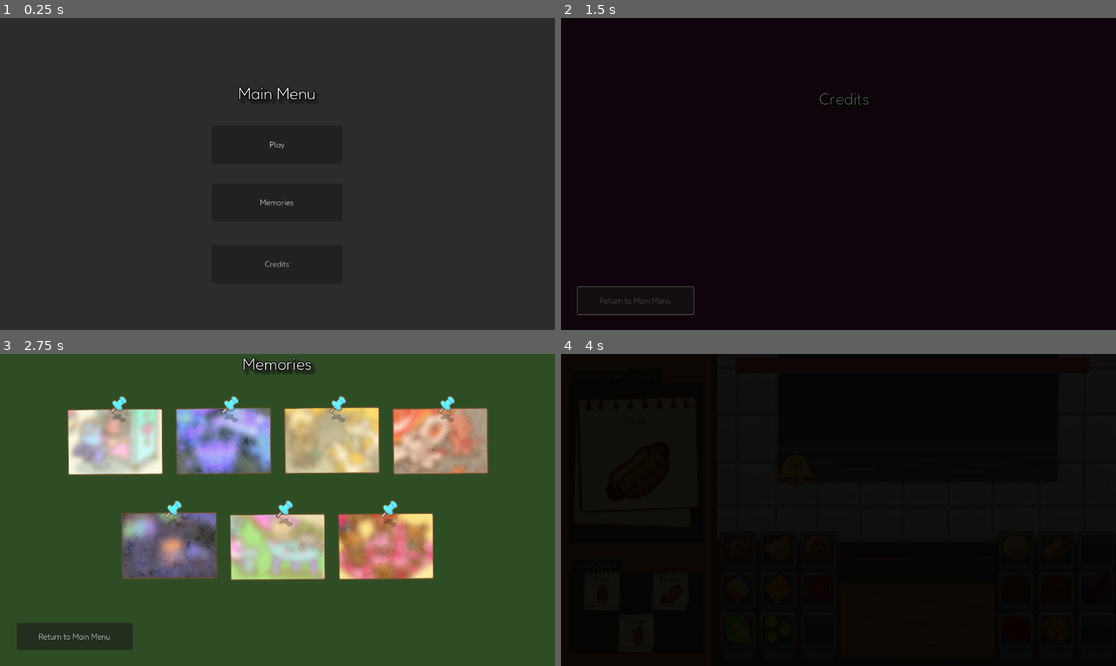
Above: before the commit, frames 1-4 (two rows, left to right).
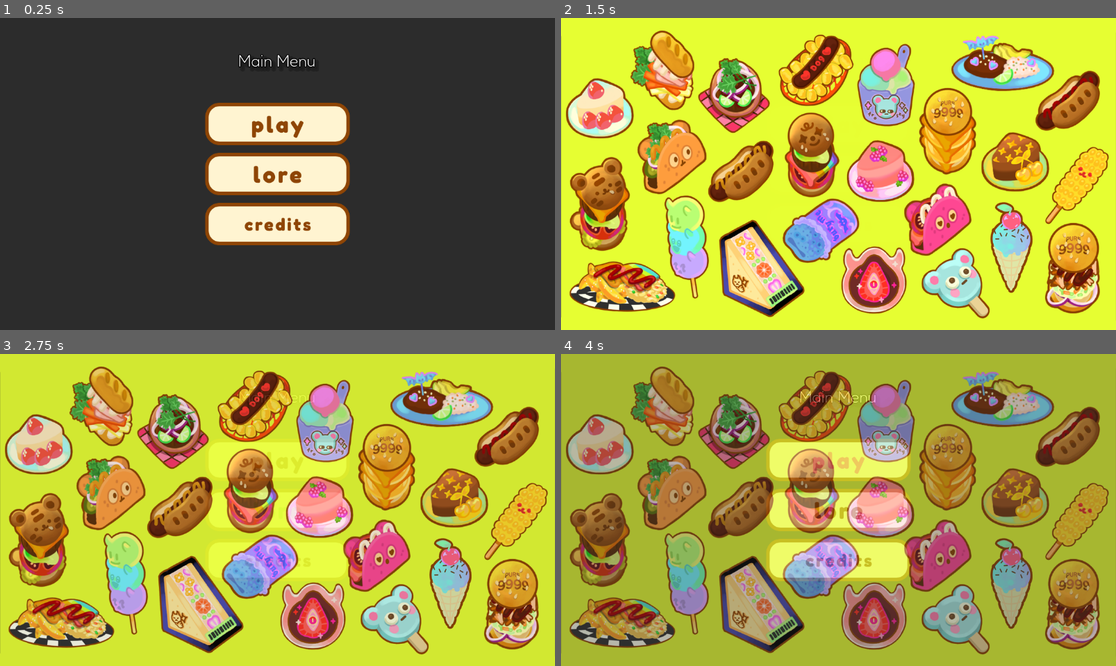
Above: after the commit, the same moments.

Repository: Gus700/FoodTruckBattles
Game: Godot game, scene res://scenes/SceneSwitcher.tscn
Same seed, same stepped clock (60 frames per second), same inputs: the game is played once before the commit and once after it.
Inputs (mouse positions are in pixels of both pictures, inside the frame that each line leads up to; where the layout moved, square brackets give the same spot in the first picture):
- Up to frame 1 (0.25 s): no input
- Up to frame 2 (1.5 s): click (838, 223) [838, 264] at 0.5 s; click (633, 301) at 1.25 s
- Up to frame 3 (2.75 s): click (277, 510) [277, 538] at 2 s
- Up to frame 4 (4 s): click (633, 637) at 2.75 s; click (838, 460) [838, 481] at 3.5 s

The runs differ from the first frame. In frame 1, 11% of the frame differs, in the area x 36-64%, y 11-80%; in frame 2, 100%; in frame 3, 100%; in frame 4, 100%, in the area x 0-100%, y 0-100%.

Commit message:
New Buttons and Anim
Added in the new buttons that Grace made and updated the transition animation to use the new dishes image.

Diff:
--- a/scenes/Credits.tscn
+++ b/scenes/Credits.tscn
@@ -1,6 +1,7 @@
-[gd_scene load_steps=4 format=3 uid="uid://bh81fxcqoi63x"]
+[gd_scene load_steps=5 format=3 uid="uid://bh81fxcqoi63x"]
 
 [ext_resource type="Script" path="res://scripts/SceneManager/scene.gd" id="1_urrrw"]
+[ext_resource type="Texture2D" uid="uid://dtrctt0ob146j" path="res://assets/UI_buttons/play.png" id="2_2rddp"]
 [ext_resource type="Script" path="res://scripts/SceneManager/ChangeSceneButton.gd" id="2_gry6h"]
 
 [sub_resource type="LabelSettings" id="LabelSettings_8u650"]
@@ -36,13 +37,15 @@
 label_settings = SubResource("LabelSettings_8u650")
 horizontal_alignment = 1
 
-[node name="Cred_Main Menu" type="Button" parent="."]
+[node name="Cred_Main Menu" type="TextureButton" parent="."]
 layout_mode = 0
 offset_left = 35.0
 offset_top = 559.0
 offset_right = 275.0
 offset_bottom = 615.0
-text = "Return to Main Menu"
+texture_normal = ExtResource("2_2rddp")
+ignore_texture_size = true
+stretch_mode = 5
 script = ExtResource("2_gry6h")
 dest = "MainMenu"
 
--- a/scenes/MainMenu.tscn
+++ b/scenes/MainMenu.tscn
@@ -1,7 +1,13 @@
-[gd_scene load_steps=4 format=3 uid="uid://cv3tnjlpim0ks"]
+[gd_scene load_steps=10 format=3 uid="uid://cv3tnjlpim0ks"]
 
 [ext_resource type="Script" path="res://scripts/SceneManager/scene.gd" id="1_cgfym"]
 [ext_resource type="Script" path="res://scripts/SceneManager/ChangeSceneButton.gd" id="2_64bw0"]
+[ext_resource type="Texture2D" uid="uid://dtrctt0ob146j" path="res://assets/UI_buttons/play.png" id="3_dky2o"]
+[ext_resource type="Texture2D" uid="uid://chb8m61qyeywj" path="res://assets/UI_buttons/play_hover.png" id="4_y10lx"]
+[ext_resource type="Texture2D" uid="uid://x6gaq2ljw0gv" path="res://assets/UI_buttons/lore.png" id="5_gdpgf"]
+[ext_resource type="Texture2D" uid="uid://7e8s2gt7u2jq" path="res://assets/UI_buttons/lore_hover.png" id="6_yigwo"]
+[ext_resource type="Texture2D" uid="uid://cdwu4sogxaegd" path="res://assets/UI_buttons/credits.png" id="7_ysxlo"]
+[ext_resource type="Texture2D" uid="uid://p3vh0jwsrr3e" path="res://assets/UI_buttons/credits_hover.png" id="8_mmh0j"]
 
 [sub_resource type="LabelSettings" id="LabelSettings_8faaw"]
 font_size = 33
@@ -29,46 +35,72 @@
 [node name="Main Menu Label" type="Label" parent="."]
 layout_mode = 0
 offset_left = 480.0
-offset_top = 136.0
+offset_top = 68.0
 offset_right = 670.0
-offset_bottom = 193.0
+offset_bottom = 125.0
 text = "Main Menu"
 label_settings = SubResource("LabelSettings_8faaw")
 horizontal_alignment = 1
 
-[node name="Play" type="Button" parent="."]
-layout_mode = 0
-anchor_left = 0.381944
-anchor_top = 0.345679
-anchor_right = 0.617188
-anchor_bottom = 0.467593
-text = "Play"
+[node name="GridContainer" type="GridContainer" parent="."]
+layout_mode = 1
+anchors_preset = 8
+anchor_left = 0.5
+anchor_top = 0.5
+anchor_right = 0.5
+anchor_bottom = 0.5
+offset_left = -150.0
+offset_top = -154.0
+offset_right = 150.0
+offset_bottom = 154.0
+grow_horizontal = 2
+grow_vertical = 2
+
+[node name="CenterContainer3" type="CenterContainer" parent="GridContainer"]
+custom_minimum_size = Vector2(300, 100)
+layout_mode = 2
+
+[node name="Play" type="TextureButton" parent="GridContainer/CenterContainer3"]
+custom_minimum_size = Vector2(300, 88)
+layout_mode = 2
+texture_normal = ExtResource("3_dky2o")
+texture_hover = ExtResource("4_y10lx")
+ignore_texture_size = true
+stretch_mode = 5
 script = ExtResource("2_64bw0")
 dest = "Level"
 
-[node name="Credits" type="Button" parent="."]
-layout_mode = 0
-anchor_left = 0.381944
-anchor_top = 0.728395
-anchor_right = 0.617188
-anchor_bottom = 0.850309
-text = "Credits"
+[node name="CenterContainer" type="CenterContainer" parent="GridContainer"]
+custom_minimum_size = Vector2(300, 100)
+layout_mode = 2
+
+[node name="Memories" type="TextureButton" parent="GridContainer/CenterContainer"]
+custom_minimum_size = Vector2(300, 88)
+layout_mode = 2
+texture_normal = ExtResource("5_gdpgf")
+texture_hover = ExtResource("6_yigwo")
+ignore_texture_size = true
+stretch_mode = 5
+script = ExtResource("2_64bw0")
+dest = "Memories"
+
+[node name="CenterContainer2" type="CenterContainer" parent="GridContainer"]
+custom_minimum_size = Vector2(300, 100)
+layout_mode = 2
+
+[node name="Credits" type="TextureButton" parent="GridContainer/CenterContainer2"]
+custom_minimum_size = Vector2(300, 88)
+layout_mode = 2
+texture_normal = ExtResource("7_ysxlo")
+texture_hover = ExtResource("8_mmh0j")
+ignore_texture_size = true
+stretch_mode = 5
 script = ExtResource("2_64bw0")
 dest = "Credits"
 
-[node name="Memories" type="Button" parent="."]
-layout_mode = 0
-anchor_left = 0.381944
-anchor_top = 0.530864
-anchor_right = 0.617188
-anchor_bottom = 0.652778
-text = "Memories"
-script = ExtResource("2_64bw0")
-dest = "Memories"
-
-[connection signal="get_dest" from="Play" to="." method="_on_change_scene_button_get_dest"]
-[connection signal="pressed" from="Play" to="Play" method="_on_pressed"]
-[connection signal="get_dest" from="Credits" to="." method="_on_change_scene_button_get_dest"]
-[connection signal="pressed" from="Credits" to="Credits" method="_on_pressed"]
-[connection signal="get_dest" from="Memories" to="." method="_on_change_scene_button_get_dest"]
-[connection signal="pressed" from="Memories" to="Memories" method="_on_pressed"]
+[connection signal="get_dest" from="GridContainer/CenterContainer3/Play" to="." method="_on_change_scene_button_get_dest"]
+[connection signal="pressed" from="GridContainer/CenterContainer3/Play" to="GridContainer/CenterContainer3/Play" method="_on_pressed"]
+[connection signal="get_dest" from="GridContainer/CenterContainer/Memories" to="." method="_on_change_scene_button_get_dest"]
+[connection signal="pressed" from="GridContainer/CenterContainer/Memories" to="GridContainer/CenterContainer/Memories" method="_on_pressed"]
+[connection signal="get_dest" from="GridContainer/CenterContainer2/Credits" to="." method="_on_change_scene_button_get_dest"]
+[connection signal="pressed" from="GridContainer/CenterContainer2/Credits" to="GridContainer/CenterContainer2/Credits" method="_on_pressed"]
--- a/scenes/Memories.tscn
+++ b/scenes/Memories.tscn
@@ -9,6 +9,7 @@
 [ext_resource type="Texture2D" uid="uid://cfo5n02kbbnlh" path="res://assets/loreScenes/photos/devil_s_tango_locked.png" id="7_20rel"]
 [ext_resource type="Texture2D" uid="uid://dg30lru0uqbp4" path="res://assets/loreScenes/photos/frosty_friends_locked.png" id="8_qa11f"]
 [ext_resource type="Texture2D" uid="uid://d0att6uhkbow6" path="res://assets/loreScenes/photos/tacobara_locked.png" id="9_u6b42"]
+[ext_resource type="Texture2D" uid="uid://dtrctt0ob146j" path="res://assets/UI_buttons/play.png" id="10_rhvnv"]
 [ext_resource type="Script" path="res://scripts/SceneManager/ChangeSceneButton.gd" id="10_top0h"]
 [ext_resource type="Script" path="res://scripts/Memories/bigMem.gd" id="11_mj4il"]
 [ext_resource type="Texture2D" uid="uid://dfkjhbkthdnhc" path="res://assets/loreScenes/full/deviled_food.png" id="12_lv7um"]
@@ -241,13 +242,15 @@
 label_settings = SubResource("LabelSettings_os62y")
 horizontal_alignment = 1
 
-[node name="Mem_Main Menu" type="Button" parent="."]
+[node name="Mem_Main Menu" type="TextureButton" parent="."]
 layout_mode = 0
 offset_left = 35.0
 offset_top = 559.0
 offset_right = 275.0
 offset_bottom = 615.0
-text = "Return to Main Menu"
+texture_normal = ExtResource("10_rhvnv")
+ignore_texture_size = true
+stretch_mode = 5
 script = ExtResource("10_top0h")
 dest = "MainMenu"
 
--- a/scenes/SceneSwitcher.tscn
+++ b/scenes/SceneSwitcher.tscn
@@ -1,38 +1,37 @@
-[gd_scene load_steps=6 format=3 uid="uid://c2u0eyqatn0ya"]
+[gd_scene load_steps=7 format=3 uid="uid://c2u0eyqatn0ya"]
 
 [ext_resource type="Script" path="res://scripts/SceneManager/SceneSwitcher.gd" id="1_km3b1"]
 [ext_resource type="PackedScene" uid="uid://cv3tnjlpim0ks" path="res://scenes/MainMenu.tscn" id="1_pqqtn"]
+[ext_resource type="Texture2D" uid="uid://bbg1pa4wgetqv" path="res://assets/backgrounds/dishes.png" id="3_ju0q7"]
 
 [sub_resource type="Animation" id="Animation_heenh"]
 resource_name = "FadeIn"
-length = 0.375
 tracks/0/type = "value"
 tracks/0/imported = false
 tracks/0/enabled = true
-tracks/0/path = NodePath("FadeOverlay:color")
+tracks/0/path = NodePath("FadeOverlay:self_modulate")
 tracks/0/interp = 1
 tracks/0/loop_wrap = true
 tracks/0/keys = {
-"times": PackedFloat32Array(0, 0.25),
-"transitions": PackedFloat32Array(1, 0.5),
+"times": PackedFloat32Array(0, 1),
+"transitions": PackedFloat32Array(2, 2),
 "update": 0,
-"values": [Color(0, 0, 0, 1), Color(0, 0, 0, 0)]
+"values": [Color(1, 1, 1, 1), Color(1, 1, 1, 0)]
 }
 
 [sub_resource type="Animation" id="Animation_6hjo8"]
 resource_name = "FadeOut"
-length = 0.375
 tracks/0/type = "value"
 tracks/0/imported = false
 tracks/0/enabled = true
-tracks/0/path = NodePath("FadeOverlay:color")
+tracks/0/path = NodePath("FadeOverlay:self_modulate")
 tracks/0/interp = 1
 tracks/0/loop_wrap = true
 tracks/0/keys = {
-"times": PackedFloat32Array(0, 0.25),
-"transitions": PackedFloat32Array(1, 0.5),
+"times": PackedFloat32Array(0, 1),
+"transitions": PackedFloat32Array(0.5, 0.5),
 "update": 0,
-"values": [Color(0, 0, 0, 0), Color(0, 0, 0, 1)]
+"values": [Color(1, 1, 1, 0), Color(1, 1, 1, 1)]
 }
 
 [sub_resource type="AnimationLibrary" id="AnimationLibrary_ivlmn"]
@@ -51,15 +50,25 @@
 
 [node name="Main Menu" parent="." instance=ExtResource("1_pqqtn")]
 
-[node name="FadeOverlay" type="ColorRect" parent="."]
+[node name="FadeOverlay" type="TextureRect" parent="."]
+self_modulate = Color(1, 1, 1, 0)
 top_level = true
 z_index = 2
-anchors_preset = 15
-anchor_right = 1.0
-anchor_bottom = 1.0
+custom_minimum_size = Vector2(1152, 648)
+anchors_preset = 8
+anchor_left = 0.5
+anchor_top = 0.5
+anchor_right = 0.5
+anchor_bottom = 0.5
+offset_left = -576.0
+offset_top = -324.0
+offset_right = 576.0
+offset_bottom = 324.0
 grow_horizontal = 2
 grow_vertical = 2
 mouse_filter = 2
-color = Color(0, 0, 0, 0)
+texture = ExtResource("3_ju0q7")
+expand_mode = 1
+stretch_mode = 5
 
 [connection signal="animation_finished" from="AnimationPlayer" to="." method="_on_animation_player_animation_finished"]
--- a/scripts/SceneManager/ChangeSceneButton.gd
+++ b/scripts/SceneManager/ChangeSceneButton.gd
@@ -1,4 +1,4 @@
-extends Button
+extends TextureButton
 
 @export var dest : String = "level"
 
Binary file added: assets/UI_buttons/credits.png
Not shown, added: assets/UI_buttons/credits.png.import
Binary file added: assets/UI_buttons/credits_hover.png
Not shown, added: assets/UI_buttons/credits_hover.png.import
Binary file added: assets/UI_buttons/lore.png
Not shown, added: assets/UI_buttons/lore.png.import
Binary file added: assets/UI_buttons/lore_hover.png
Not shown, added: assets/UI_buttons/lore_hover.png.import
Binary file added: assets/UI_buttons/play.png
Not shown, added: assets/UI_buttons/play.png.import
Binary file added: assets/UI_buttons/play_hover.png
Not shown, added: assets/UI_buttons/play_hover.png.import
(and 9 more such lines)
